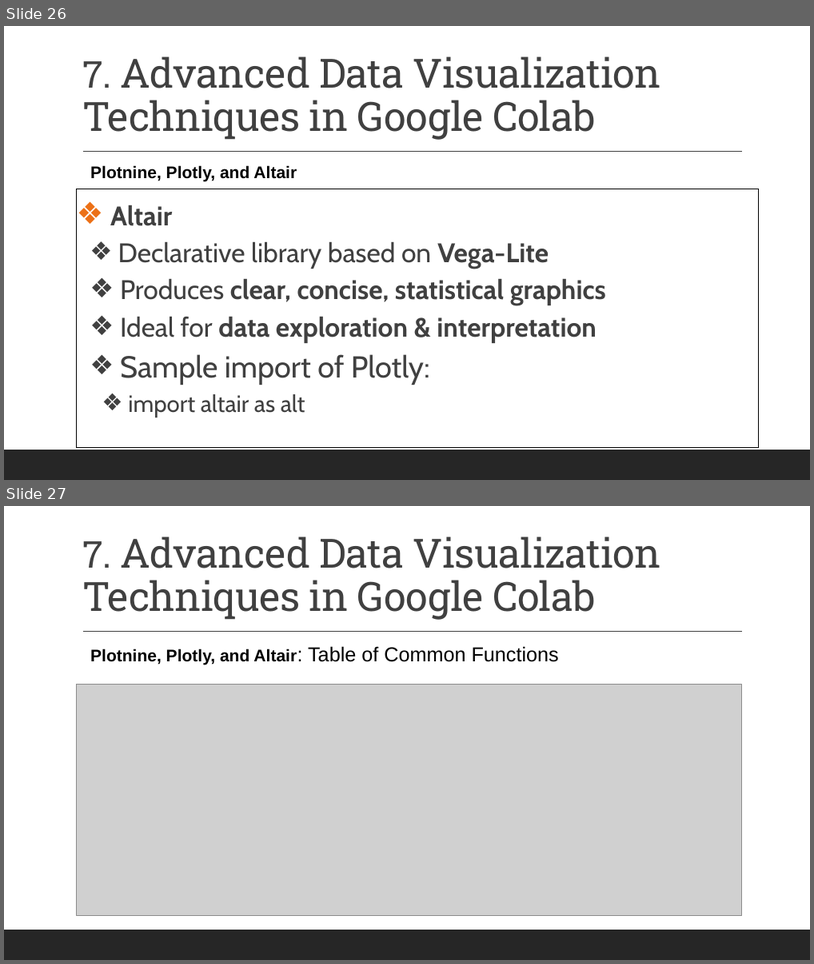
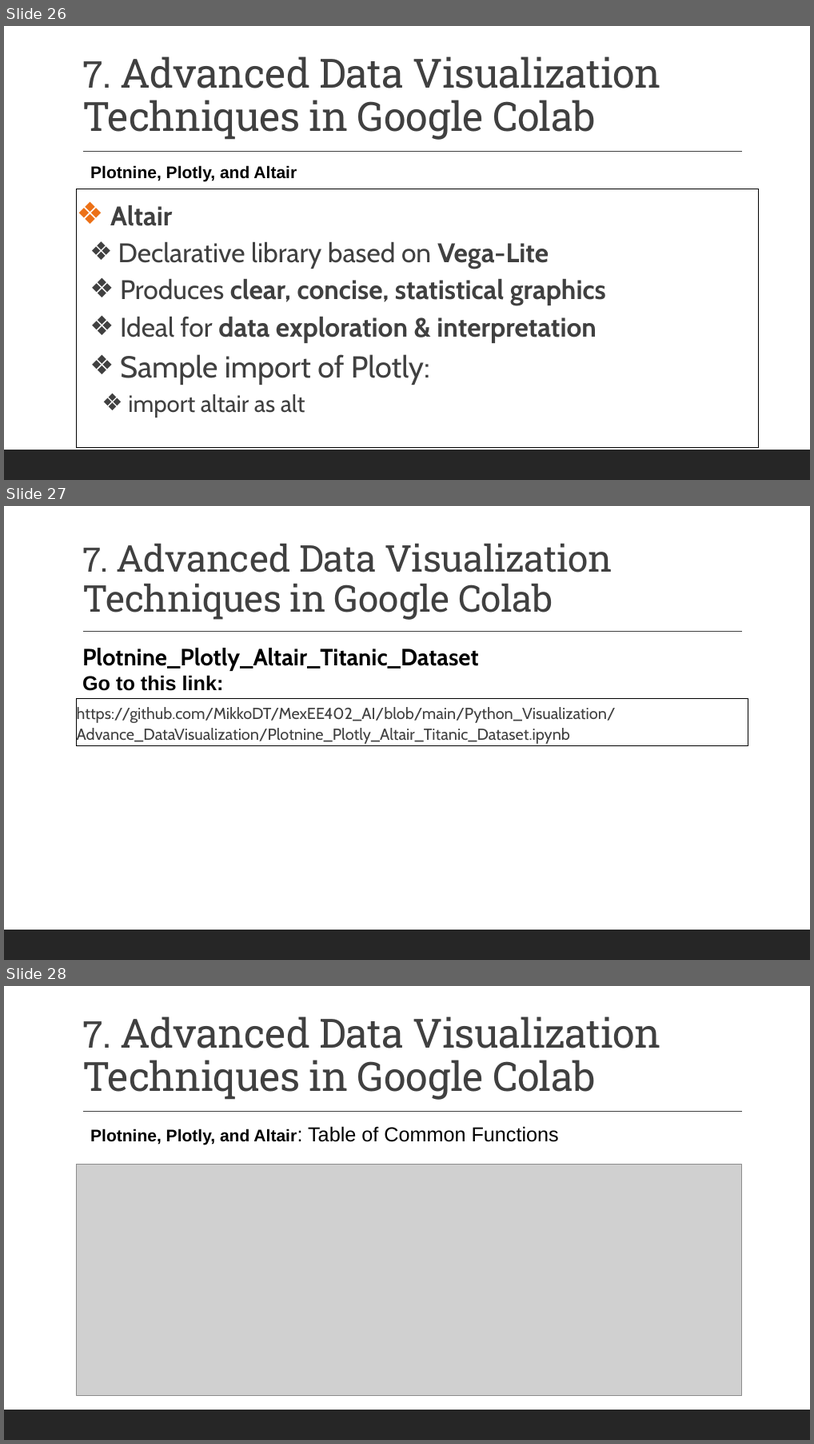
Before and after one commit to MikkoDT/MexEE402_AI, a slide deck: Lectures/II_Data_Visualization_with_Python.pptx. Shown one above the other, each under a label of ours: slides 26 and 27 before the commit, slides 26, 27 and 28 after it. The pictures are 814x964 and 814x1444 pixels, drawn with LibreOffice and Linux fonts; fonts in the diff are those of the drawing; grey boxes stand for pictures. Boxes give left, top, right and bottom in pixels: in the first picture for what was removed or moved away, otherwise in the second. Text is boxed around its words. In the diff, an @@ line names an element or a change of style, - is before the commit and + after.

```diff
--- a/Lectures/II_Data_Visualization_with_Python.pptx
+++ b/Lectures/II_Data_Visualization_with_Python.pptx
@@ slide 27 added at [4, 506, 810, 960], background #FFFFFF; not listed: 2 template elements that a slide beside it also shows @@
@@ title added at [82, 544, 612, 620], 44 pt, text #404040 @@
+7. Advanced Data Visualization Techniques in Google Colab
@@ text added at [82, 648, 479, 691], 28 pt, text #000000, bold @@
+Plotnine_Plotly_Altair_Titanic_Dataset
+Go to this link:
@@ rectangle added at [77, 698, 749, 745], outline #000000 0.75 pt, 19 pt, text #404040 @@
+https://github.com/MikkoDT/MexEE402_AI/blob/main/Python_Visualization/Advance_DataVisualization/Plotnine_Plotly_Altair_Titanic_Dataset.ipynb
@@ what was slide 27 is now slide 28 @@
```
Also in this commit, not shown: 1 slide changed, 1 other slide added, 1 slide removed, 1 other file.
